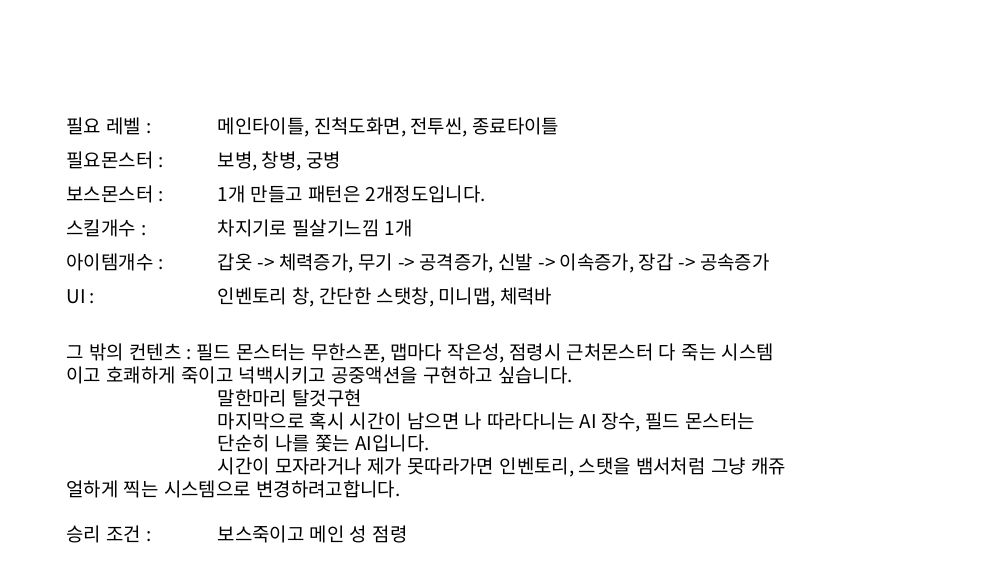
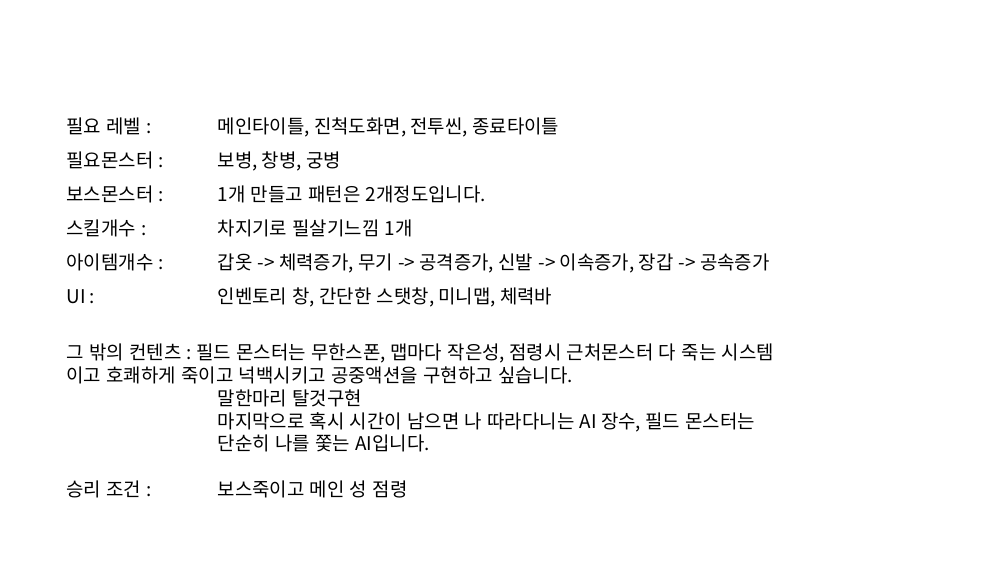
Before and after one commit to y2jnwo2/UE5-Portfol, a slide deck: slide 2 of 포폴 기획.pptx. Drawn at 1008x567 pixels with LibreOffice and Linux fonts; fonts in the diff are those of the drawing. Boxes give left, top, right and bottom in pixels: in the first picture for what was removed or moved away, otherwise in the second. Text is boxed around its words. In the diff, an @@ line names an element or a change of style, - is before the commit and + after.

Commit message:
Add files via upload
ss

```diff
--- a/포폴 기획.pptx
+++ b/포폴 기획.pptx
@@ text at (66,457,786,498): paragraph removed @@
-시간이 모자라거나 제가 못따라가면 인벤토리, 스탯을 뱀서처럼 그냥 캐쥬 얼하게 찍는 시스템으로 변경하려고합니다.
```
